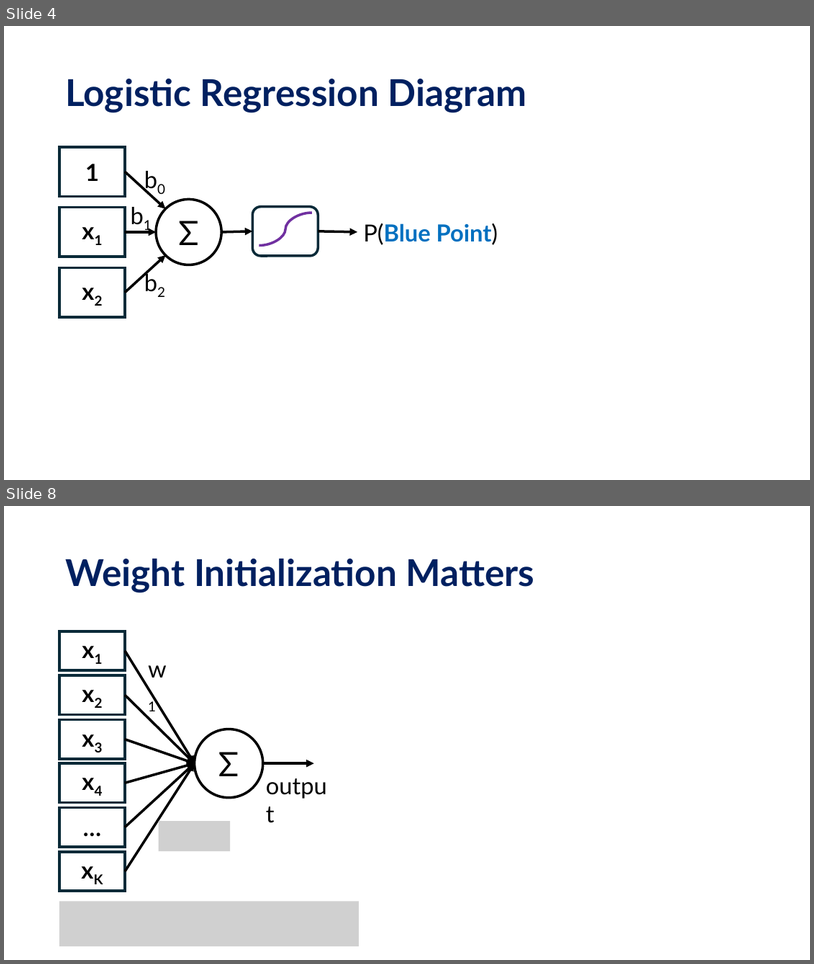
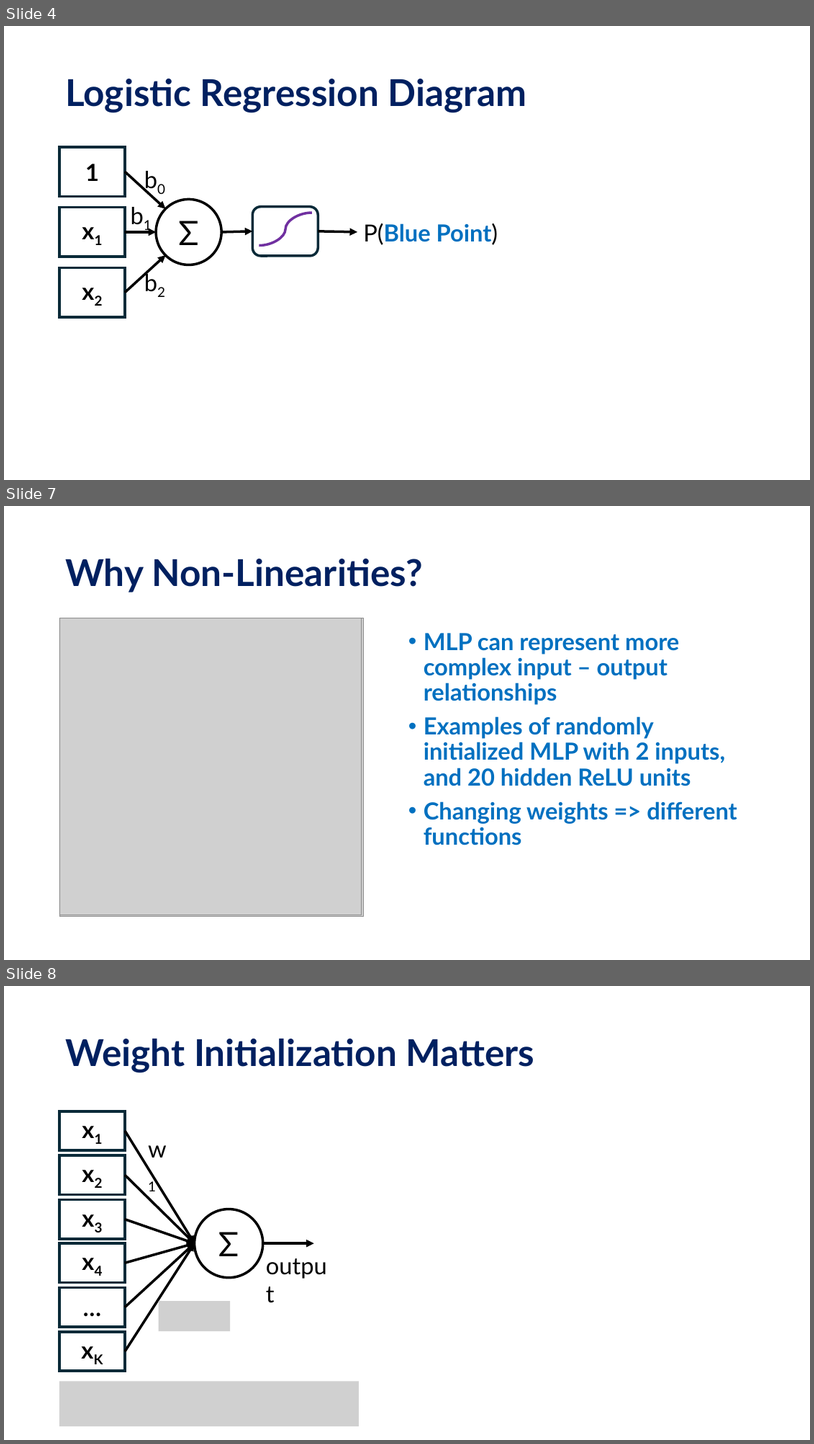
Before and after one commit to KISRDevelopment/python-ml-2025, a slide deck: slides/block11.pptx. Shown one above the other, each under a label of ours: slides 4 and 8 before the commit, slides 4, 7 and 8 after it; the slides between them are not shown. The pictures are 814x964 and 814x1444 pixels, drawn with LibreOffice and Linux fonts; fonts in the diff are those of the drawing; grey boxes stand for pictures. Boxes give left, top, right and bottom in pixels: in the first picture for what was removed or moved away, otherwise in the second. Text is boxed around its words. In the diff, an @@ line names an element or a change of style, - is before the commit and + after.

```diff
--- a/slides/block11.pptx
+++ b/slides/block11.pptx
@@ slide 7 added at <box>4,506,810,960</box>, background #FFFFFF @@
@@ title added at <box>65,559,422,592</box>, 44 pt, text #002060, bold @@
+Why Non-Linearities?
@@ picture added at <box>59,618,363,916</box> @@
@@ picture added at <box>59,618,362,915</box> @@
@@ text added at <box>424,633,737,845</box>, 28 pt, text #0070C0, bold @@
+• MLP can represent more complex input – output relationships
+• Examples of randomly initialized MLP with 2 inputs, and 20 hidden ReLU units
+• Changing weights => different functions
```
Also in this commit, not shown: 3 slides changed, 1 slide removed, 1 other file.
